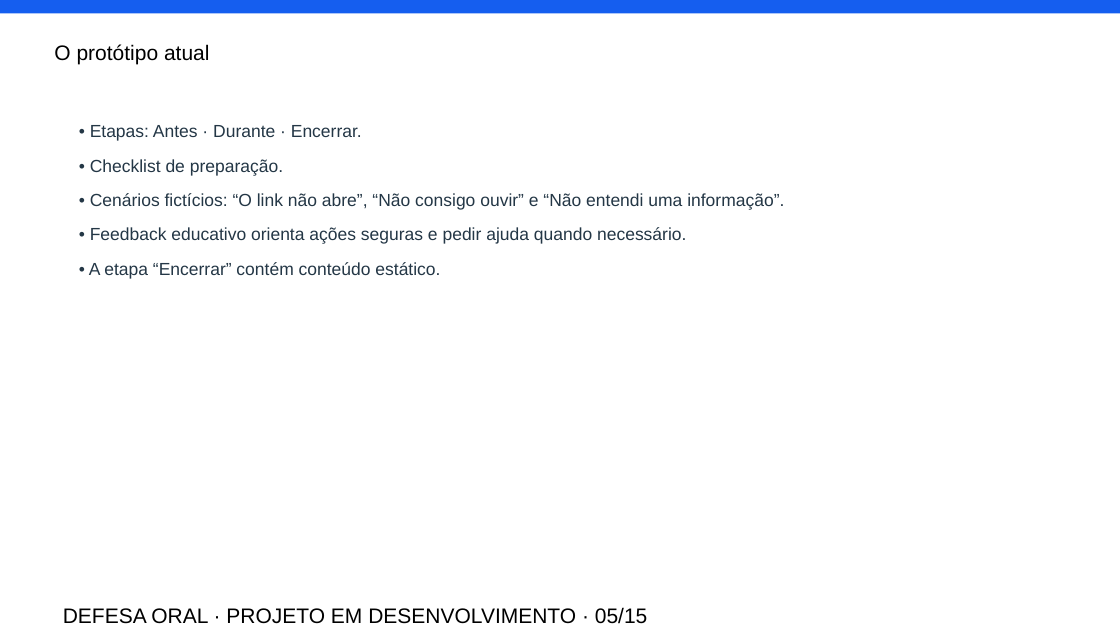
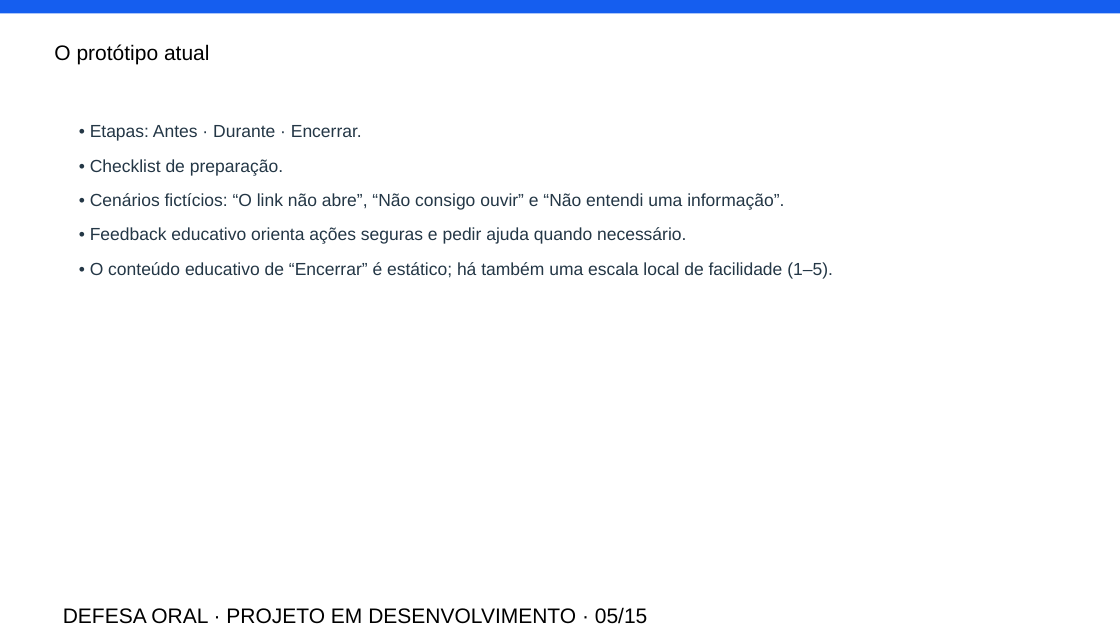
Before and after one commit to pablopcdossantos2-sys/repositorio-repo, a slide deck: slide 5 of apresentacao/defesa-oral-atualizada.odp. Drawn at 1120x630 pixels with LibreOffice and Linux fonts; fonts in the diff are those of the drawing. Boxes give left, top, right and bottom in pixels: in the first picture for what was removed or moved away, otherwise in the second. Text is boxed around its words. In the diff, an @@ line names an element or a change of style, - is before the commit and + after.

Commit message:
docs: esclarecer conteúdo educativo do encerramento na apresentação

```diff
--- a/apresentacao/defesa-oral-atualizada.odp
+++ b/apresentacao/defesa-oral-atualizada.odp
@@ text at box(90, 262, 833, 279): text changed @@
-• A etapa “Encerrar” contém conteúdo estático.
+• O conteúdo educativo de “Encerrar” é estático; há também uma escala local de facilidade (1–5).
```
